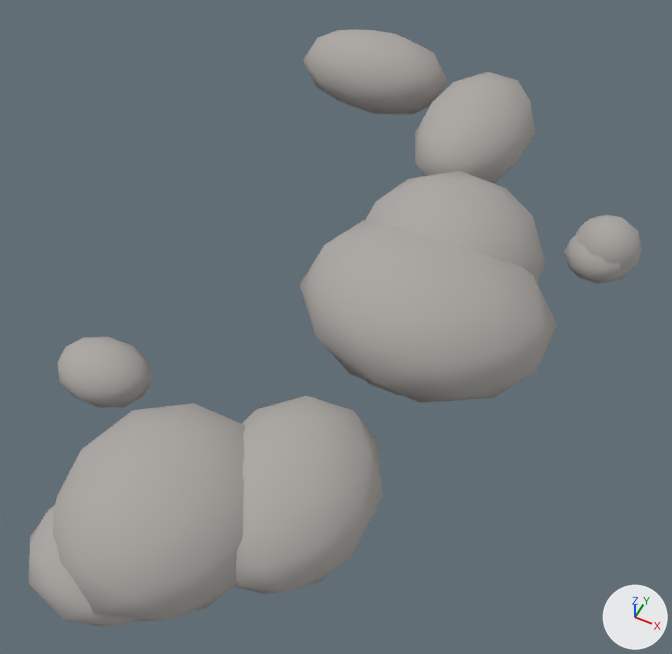
What one commit did to the glTF model prototype/assets/models/terrain/pebble_cluster_1.glb.
Both versions are drawn from a camera (50 mm lens) standing at (0.351, -1.395, 1.654) and looking at (-0.274, -0.146, 0.094). Arrows for +X, +Y and +Z are at lower right; the lights stay in place. The picture after the commit comes second.

The first picture shows 'pebble_cluster_1'.
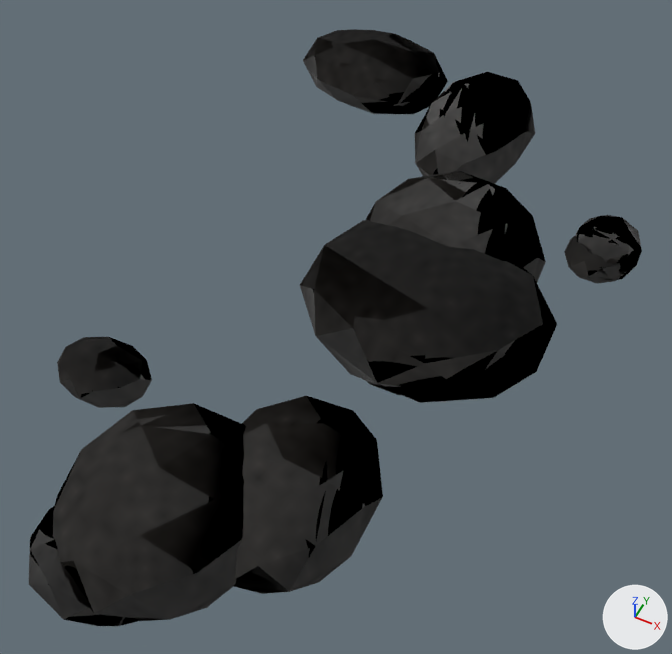
Where the change shows, as pixel boxes (x1, y1, x2, y2) in the pictures (672 x 654 px):
'pebble_cluster_1', surface changed (grey to black): (29, 29, 642, 626) in both

The change, as a list of edits to the scene's bpy script:
```text
Add img_pebble_cluster_1_mat_norm:
    img_pebble_cluster_1_mat_norm = load_image('pebble_cluster_1_mat_norm', '_unpacked/pebble_cluster_1_mat_norm', 128, 128, 'Non-Color')
Add img_pebble_cluster_1_mat_rough:
    img_pebble_cluster_1_mat_rough = load_image('pebble_cluster_1_mat_rough', '_unpacked/pebble_cluster_1_mat_rough', 128, 128, 'Non-Color')
Add img_pebble_cluster_1_mat_albedo:
    img_pebble_cluster_1_mat_albedo = load_image('pebble_cluster_1_mat_albedo', '_unpacked/pebble_cluster_1_mat_albedo', 128, 128, 'sRGB')
Change mat_pebble_cluster_1_mat:
    remove # nodes: BsdfPrincipled, OutputMaterial
    remove # colours: grey #adaaa6
    nodes: BsdfPrincipled, Math, NormalMap, OutputMaterial, SeparateColor, TexImage x3
    uses the picture img_pebble_cluster_1_mat_albedo
    uses the picture img_pebble_cluster_1_mat_norm
    uses the picture img_pebble_cluster_1_mat_rough
Change me_pebble_cluster_1_mesh:
    where me_pebble_cluster_1_mesh.from_pydata(...)  # 462 vertices, 880 faces; spans x -0.8..0.28, y -0.98..0.87, z 0.0..0.32
    used by ob_pebble_cluster_1; location = (0.0, 0.0, 0.0)
    me_pebble_cluster_1_mesh part 1: texture (UV) coordinates changed
```
